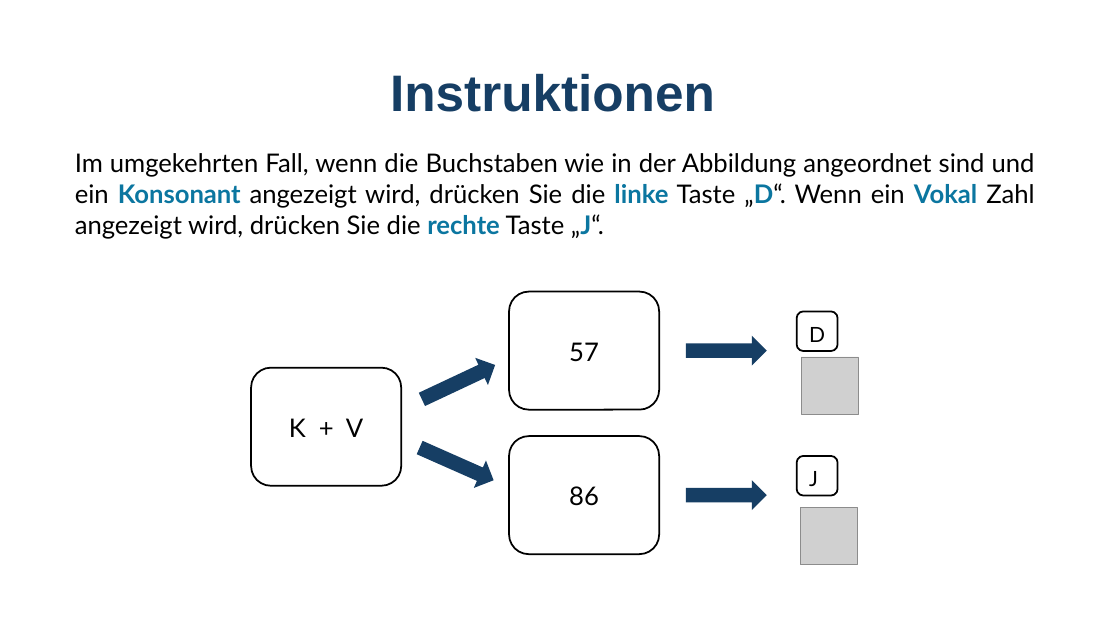
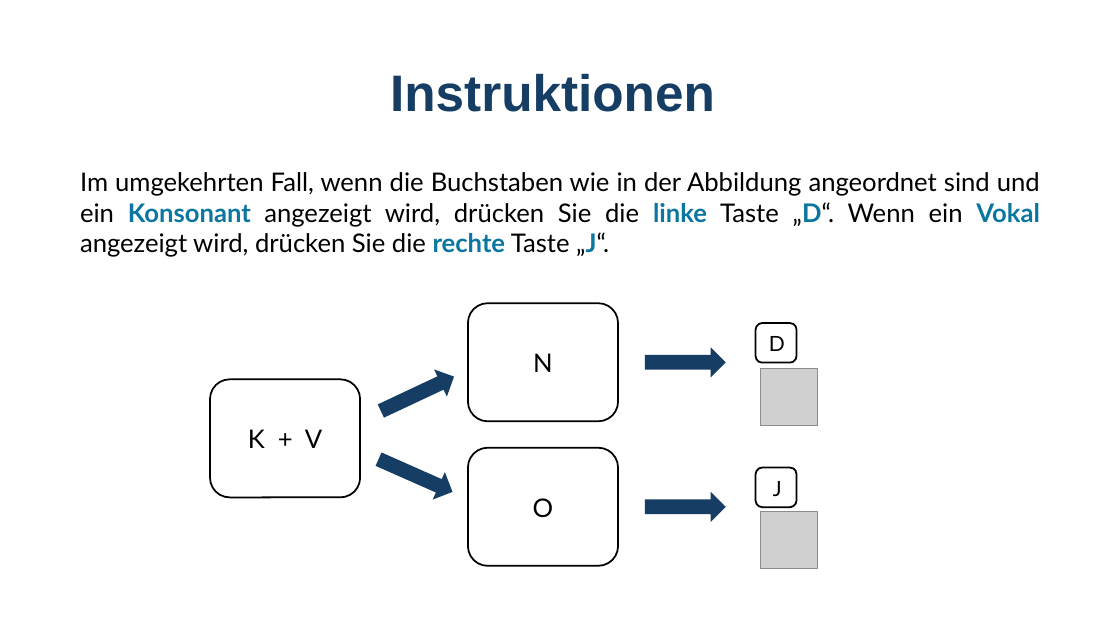
Before and after one commit to GidonFrischkorn/Ambizione-IndividualDifferencesStudy, a slide deck: slide 5 of tasks/28-letter-judgement-changing/Instructions_letterchangeSR.pptx (slide 4 before the commit). Drawn at 1120x630 pixels with LibreOffice and Linux fonts; fonts in the diff are those of the drawing; grey boxes stand for pictures. Boxes give left, top, right and bottom in pixels: in the first picture for what was removed or moved away, otherwise in the second. Text is boxed around its words. In the diff, an @@ line names an element or a change of style, - is before the commit and + after.

```diff
--- a/tasks/28-letter-judgement-changing/Instructions_letterchangeSR.pptx
+++ b/tasks/28-letter-judgement-changing/Instructions_letterchangeSR.pptx
@@ text at box(80, 172, 1040, 257): text changed @@
-Im umgekehrten Fall, wenn die Buchstaben wie in der Abbildung angeordnet sind und ein Konsonant angezeigt wird, drücken Sie die linke Taste „D“. Wenn ein Vokal Zahl angezeigt wird, drücken Sie die rechte Taste „J“.
+Im umgekehrten Fall, wenn die Buchstaben wie in der Abbildung angeordnet sind und ein Konsonant angezeigt wird, drücken Sie die linke Taste „D“. Wenn ein Vokal angezeigt wird, drücken Sie die rechte Taste „J“.
@@ text added at box(533, 353, 553, 372), 22 pt, text #000000 @@
+N
@@ text removed at box(569, 342, 599, 362) @@
-57
@@ 5 rounded rectangles, 4 right arrows, 2 texts, 1 picture: place and size @@
-5 rounded rectangles, 4 right arrows, 2 texts, 1 picture at box(251, 292, 859, 555)
+5 rounded rectangles, 4 right arrows, 2 texts, 1 picture at box(210, 303, 818, 566)
@@ text "J": place and size @@
-text "J" at box(809, 471, 818, 486)
+text "J" at box(773, 481, 782, 496)
@@ text added at box(533, 498, 554, 517), 22 pt, text #000000 @@
+O
@@ text removed at box(569, 486, 599, 506) @@
-86
@@ picture: place and size @@
-picture at box(800, 507, 857, 565)
+picture at box(760, 512, 818, 569)
```
Also in this commit, not shown: 1 other slide changed, 1 slide added, 9 other files.
